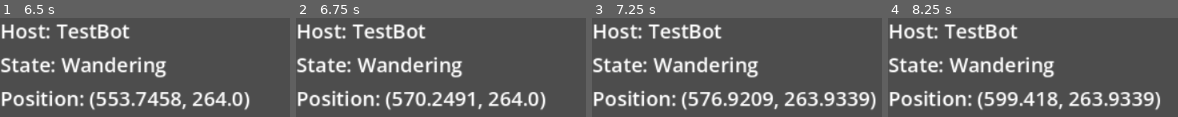
Above: before the commit, frames 1-4 (left to right).
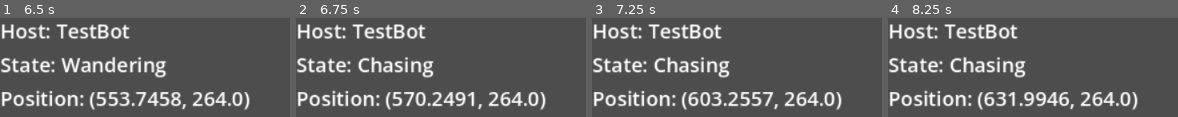
Above: after the commit, the same moments.

Repository: paruparo-dev/dreams-and-nightmares
Game: Godot game, scene res://src/core/Game.tscn
Same seed, same stepped clock (60 frames per second), same inputs: the game is played once before the commit and once after it.
Inputs:
- Up to frame 1 (6.5 s): tap Enter at 0.5, 2, 3.5 s; hold D (MoveRight) 0.53-2.03 s; tap Space (Jump) at 0.77, 1.25, 1.52, 2.75, 3.02, 3.77, 4.25, 4.52, 6.02 s; hold A (MoveLeft) 2.03-4.28 s; hold D (MoveRight) from 4.28 s (still down)
- Up to frame 2 (6.75 s): keep holding D (MoveRight)
- Up to frame 3 (7.25 s): keep holding D (MoveRight); tap Space (Jump) at 6.77 s
- Up to frame 4 (8.25 s): tap Space (Jump) at 7.52 s; release D (MoveRight) at 8.03 s; hold A (MoveLeft) from 8.03 s (still down)

Frame 1 is identical in both runs. In frame 2, 3.6% of the frame differs, in the area x 21-58%, y 39-61%; in frame 3, 7.7%; in frame 4, 8.8%, in the area x 21-94%, y 39-93%.
Error before the commit: Invalid call. Nonexistent function 'begin' in base 'Node (Debug.gd)'. (res://src/states/characters/TestBot/WanderingState.gd:55)

Commit message:
feat: add new chasing state for TestBot - implement chasing state - add transition between wandering and chasing states - improved variable names for readability

Diff:
--- /dev/null
+++ b/src/states/characters/TestBot/ChasingState.gd
@@ -0,0 +1,35 @@
+extends State
+
+
+@export var speed : float = 100
+@export var stop_distance : float = 30
+@export var lose_distance : float = 200
+
+
+var target : Node2D
+var target_x : float
+
+
+func enter() -> void:
+	target = get_tree().get_first_node_in_group("Players")
+
+
+func physics_update(delta: float) -> void:
+	var target_pos : Vector2 = target.global_position
+	var direction : int = sign(host.global_position.direction_to(target_pos).x)
+	var distance : float = (target_pos.x - host.global_position.x)
+
+	if distance * direction <= stop_distance:
+		host.velocity.x = 0
+	elif distance * direction >= lose_distance:
+		request.emit("Wandering")
+	else:
+		host.velocity.x = speed * direction
+
+	Debug.log(Log.new()
+			.src(self)
+			.dict({
+				"target_pos": target_pos,
+				"direction": direction,
+				"distance": distance
+			}))
--- a/src/states/characters/TestBot/WanderingState.gd
+++ b/src/states/characters/TestBot/WanderingState.gd
@@ -2,13 +2,14 @@
 
 
 @export var max_speed : float = 100
+@export var chase_distance : float = 100
 
 
 var target : Node2D
-var direction : int
-var distance : float
+var wander_direction : int
+var wander_distance : float
+var target_pos : Vector2
 var speed : float
-var target_x : float
 var idle_timer : float
 
 
@@ -27,35 +28,32 @@
 
 		return
 
-	var remaining_distance : float = (target_x - host.global_position.x) * direction
-	if remaining_distance <= 0:
+	var remaining_distance : float = target_pos.x - host.global_position.x
+	if remaining_distance * wander_direction <= 0:
 		host.velocity.x = 0
 		idle_timer = randf_range(1, 3)
 	else:
-		host.velocity.x = speed * direction
+		host.velocity.x = speed * wander_direction
 
 	for i in host.get_slide_collision_count():
 		var collision := host.get_slide_collision(i)
 		var normal := collision.get_normal()
 
-		if host.is_on_wall() and normal.x == -direction:
-			direction = sign(normal.x)
-			target_x = host.global_position.x + abs(target_x - host.global_position.x) * direction
+		if host.is_on_wall() and normal.x == -wander_direction:
+			wander_direction = sign(normal.x)
+			target_pos.x = host.global_position.x + remaining_distance * wander_direction
+			target_pos.y = host.global_position.y
+
+	var target_direction : int = sign(host.global_position.direction_to(target.global_position).x)
+	var target_distance : float = (target.global_position.x - host.global_position.x)
+
+	if target_distance * target_direction <= chase_distance:
+		request.emit("Chasing")
 
 
 func _randomize() -> void:
-	direction = [-1, 1].pick_random()
-
-	distance = randf_range(100, 300)
-
-	target_x = host.global_position.x + distance * direction
-
+	wander_direction = [-1, 1].pick_random()
+	wander_distance = randf_range(100, 300)
+	target_pos.x = host.global_position.x + wander_distance * wander_direction
+	target_pos.y = host.global_position.y
 	speed = randf_range(0.6, 1) * max_speed
-
-	Debug.begin().dict(name, {
-		"direction": direction,
-		"distance": distance,
-		"host.global_position.x": host.global_position.x,
-		"target_x": target_x,
-		"speed": speed
-	}).end()
Not shown, added: src/states/characters/TestBot/ChasingState.gd.uid
